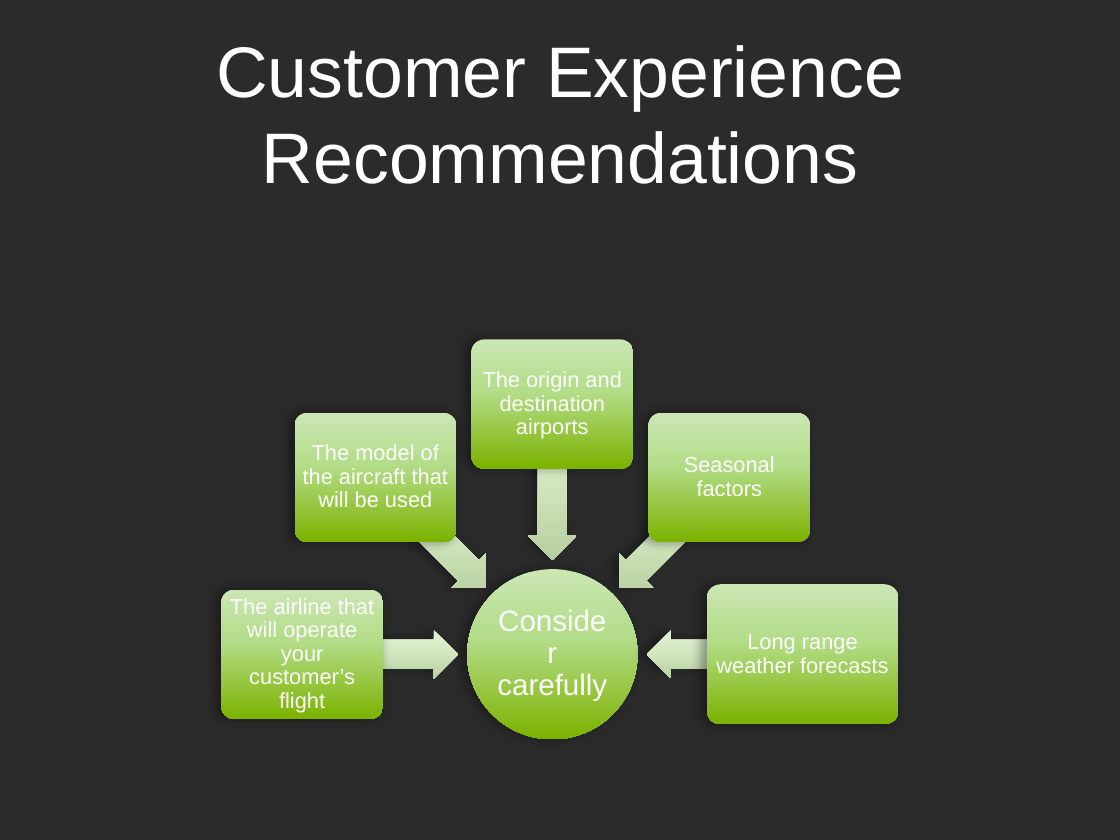
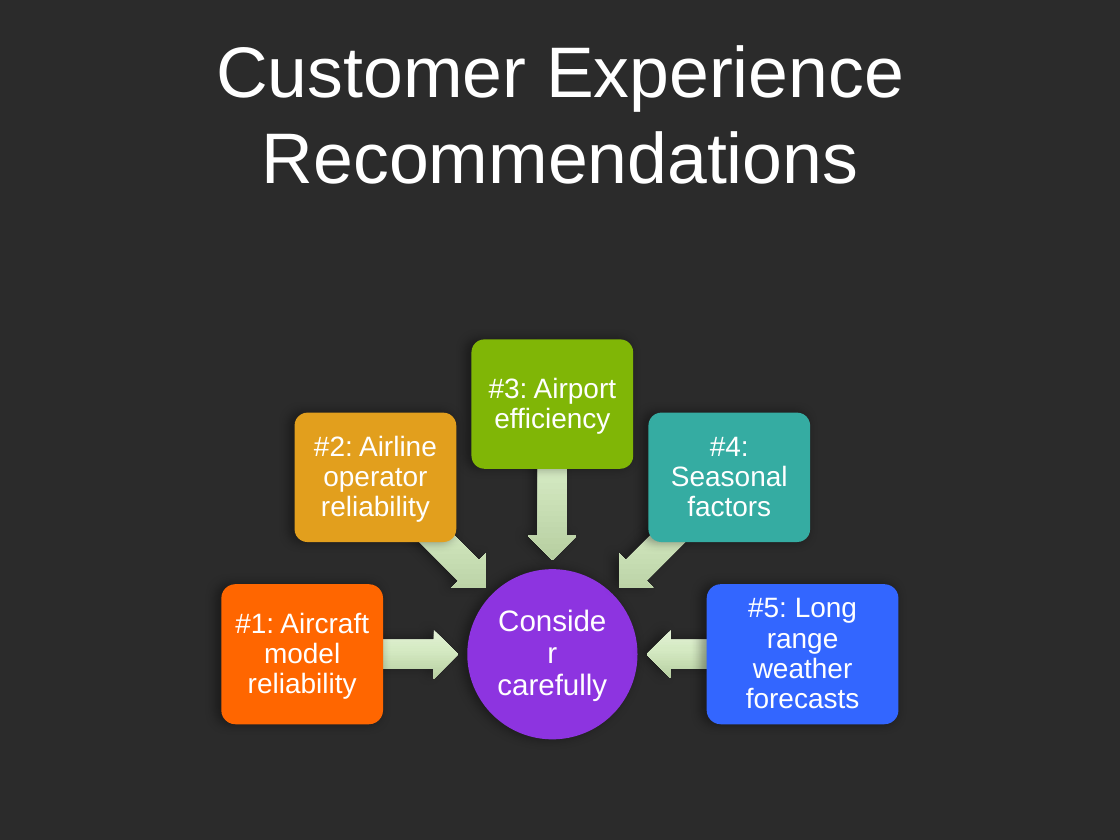
Before and after one commit to dermot-cochran/Interview_data, a slide deck: slide 6 of CaseStudyPresentation.pptx. Drawn at 1120x840 pixels with LibreOffice and Linux fonts; fonts in the diff are those of the drawing; background and template pictures are left out; a plain dark background stands for a picture behind light text. Boxes give left, top, right and bottom in pixels: in the first picture for what was removed or moved away, otherwise in the second. Text is boxed around its words. In the diff, an @@ line names an element or a change of style, - is before the commit and + after.

```diff
--- a/CaseStudyPresentation.pptx
+++ b/CaseStudyPresentation.pptx
@@ rounded rectangle at (472,339,633,469): fill gradient #CCE7B4 to #B3DE89 to #7CB400 to #80B606 @@
@@ text at (489,377,616,433): text changed; size 14 to 18 pt @@
-The origin and destination airports
+#3: Airport efficiency
@@ rounded rectangle at (295,412,456,542): fill gradient #CCE7B4 to #B3DE89 to #7CB400 to #E29F1D @@
@@ rounded rectangle at (648,412,810,542): fill gradient #CCE7B4 to #B3DE89 to #7CB400 to #35ACA2 @@
@@ text at (314,435,437,521): text changed; size 14 to 18 pt @@
-The model of the aircraft that will be used
+#2: Airline operator reliability
@@ text at (671,436,788,517): text changed; size 14 to 18 pt @@
-Seasonal factors
+#4: Seasonal factors
@@ ellipse at (467,569,637,739): fill gradient #CCE7B4 to #B3DE89 to #7CB400 to #8D34E0 @@
@@ rounded rectangle: place and size @@
-rounded rectangle at (222,589,383,719)
+rounded rectangle at (222,585,383,725)
@@ rounded rectangle at (222,585,383,725): fill gradient #CCE7B4 to #B3DE89 to #7CB400 to #FF6600 @@
@@ rounded rectangle at (707,585,898,725): fill gradient #CCE7B4 to #B3DE89 to #7CB400 to #3366FF @@
@@ text at (746,597,860,709): text changed; size 14 to 18 pt @@
-Long range weather forecasts
+#5: Long range weather forecasts
@@ text at (235,612,369,698): text changed; size 14 to 18 pt @@
-The airline that will operate your customer’s flight
+#1: Aircraft model reliability
```
Also in this commit, not shown: 2 other slides changed.
